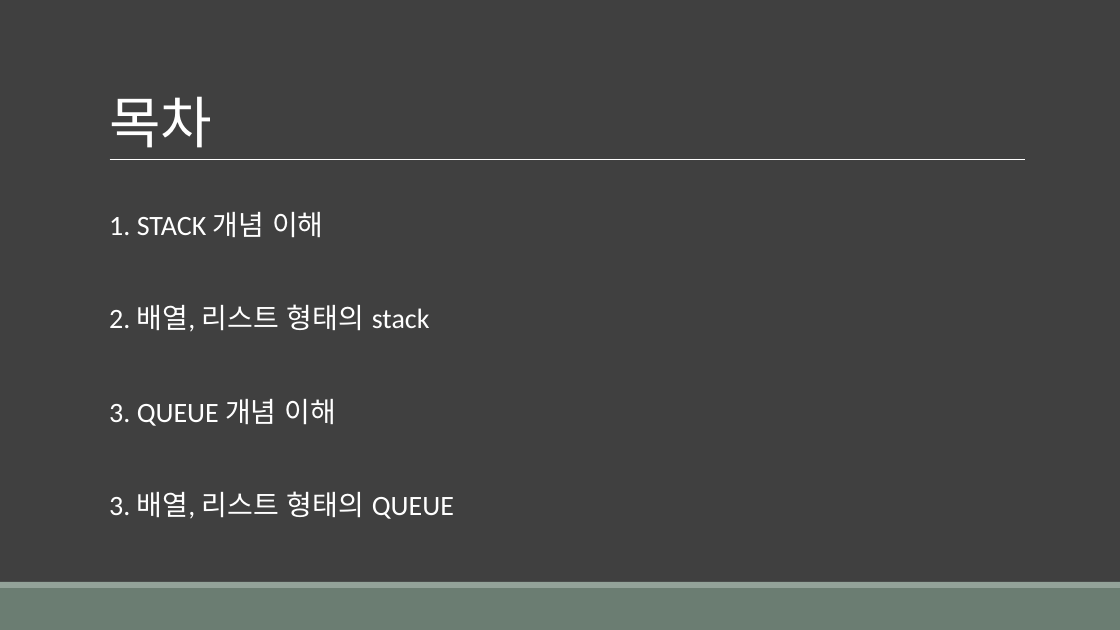
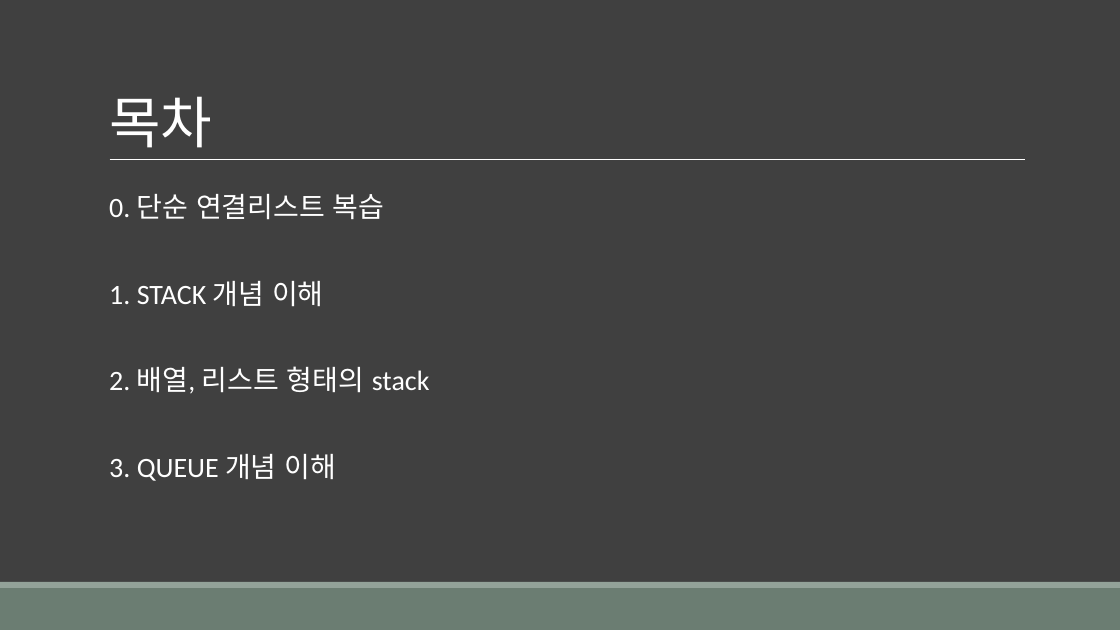
Before and after one commit to logg9715/DataStructure_Lecture-2023-2, a slide deck: slide 2 of ppt/자료구조 튜터링 03.pptx. Drawn at 1120x630 pixels with LibreOffice and Linux fonts; fonts in the diff are those of the drawing. Boxes give left, top, right and bottom in pixels: in the first picture for what was removed or moved away, otherwise in the second. Text is boxed around its words. In the diff, an @@ line names an element or a change of style, - is before the commit and + after.

```diff
--- a/ppt/자료구조 튜터링 03.pptx
+++ b/ppt/자료구조 튜터링 03.pptx
@@ text "0. 단순 연결리스트 복습": place and size @@
-text "0. 단순 연결리스트 복습" at bbox=[109, 212, 454, 519]
+text "0. 단순 연결리스트 복습" at bbox=[109, 194, 430, 481]
@@ text at bbox=[109, 194, 385, 220]: paragraph added @@
+  0. 단순 연결리스트 복습
@@ text at bbox=[109, 281, 430, 481]: line spacing 0.9 to 0.8 @@
@@ text at bbox=[109, 491, 454, 519]: paragraph removed @@
-  3. 배열, 리스트 형태의 QUEUE
```
Also in this commit, not shown: 7 slides added, 1 slide removed, 2 other files.
